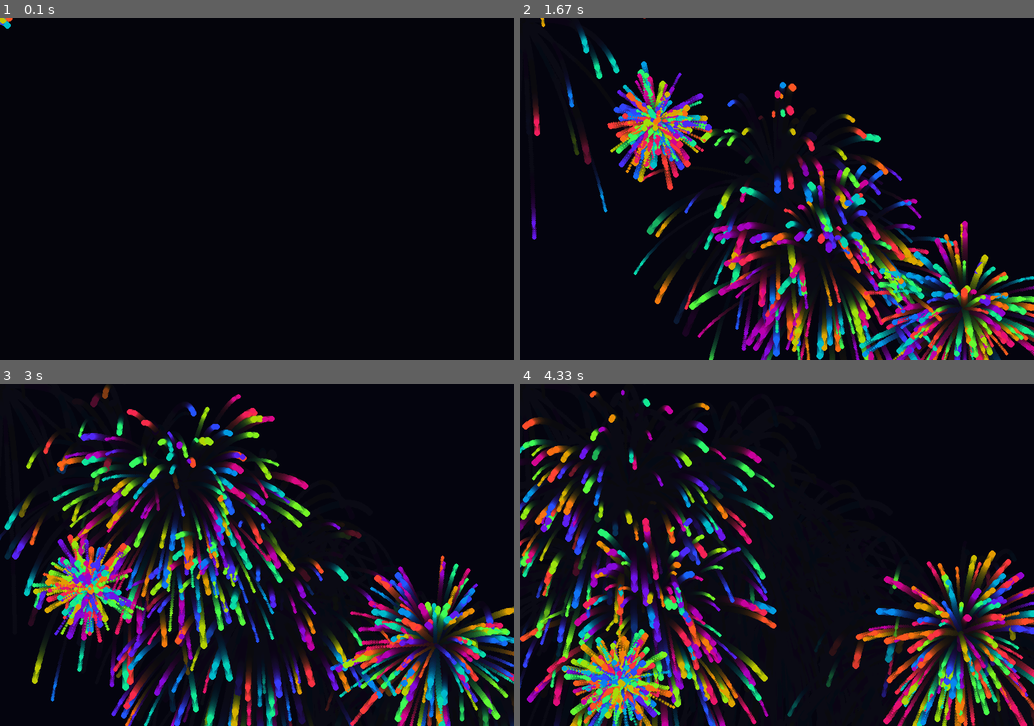
Above: before the commit, frames 1-4 (two rows, left to right).
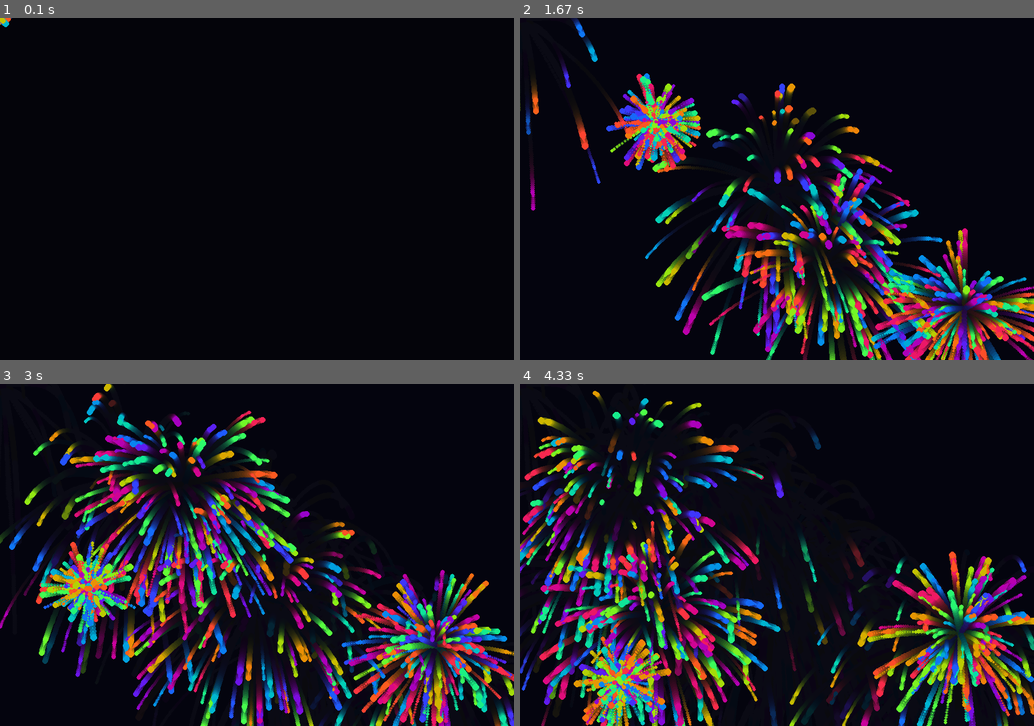
Above: after the commit, the same moments.

Repository: 20260157-source/my-frist-game
Game: pygame game, started from my-first-game.py
Same seed, same stepped clock (60 frames per second), same inputs: the game is played once before the commit and once after it.
Inputs (mouse positions are in pixels of both pictures, inside the frame that each line leads up to):
- Up to frame 1 (0.1 s): no input
- Up to frame 2 (1.67 s): click (777, 189) at 0.38 s; click (828, 264) at 0.72 s; click (967, 308) at 1.05 s; click (653, 120) at 1.38 s
- Up to frame 3 (3 s): click (257, 596) at 1.72 s; click (185, 483) at 2.05 s; click (436, 643) at 2.38 s; click (87, 589) at 2.72 s
- Up to frame 4 (4.33 s): click (627, 490) at 3.05 s; click (653, 616) at 3.38 s; click (962, 633) at 3.72 s; click (622, 681) at 4.05 s

The runs differ from the first frame. In frame 1, less than 0.1% of the frame differs, in the area x 0-3%, y 0-4%; in frame 2, 26%; in frame 3, 40%, in the area x 0-100%, y 0-100%; in frame 4, 38%.

Commit message:
폴더 구조 생성

Diff:
--- a/my-first-game.py
+++ b/my-first-game.py
@@ -116,6 +116,6 @@
     particles[:] = [p for p in particles if p.alive()]
 
     pygame.display.flip()
-    clock.tick(60)
+    clock.tick(50)
 
 pygame.quit()
Not shown, added: git
Not shown, added: practice/week02.md
Not shown, added: practice/week03.md
